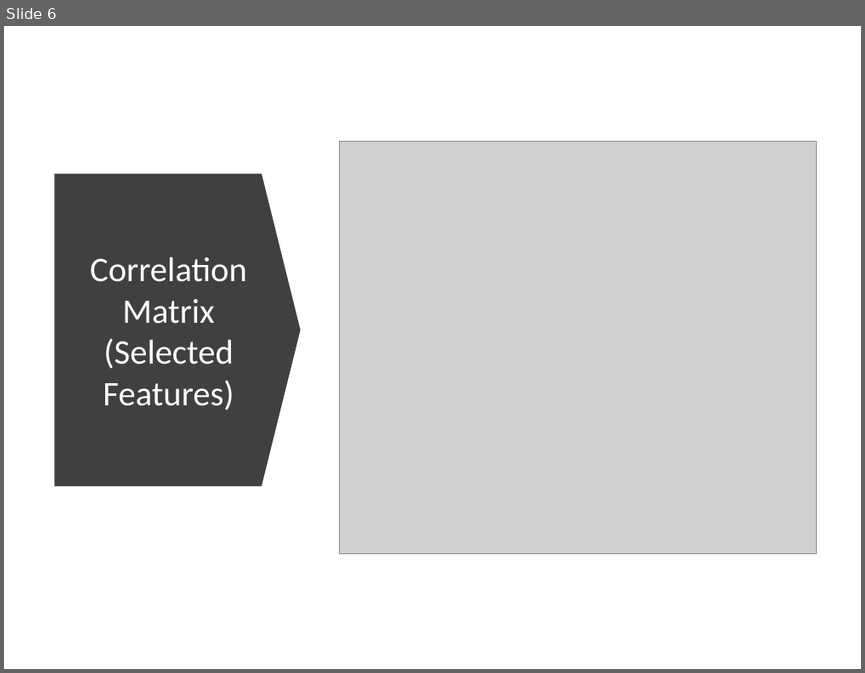
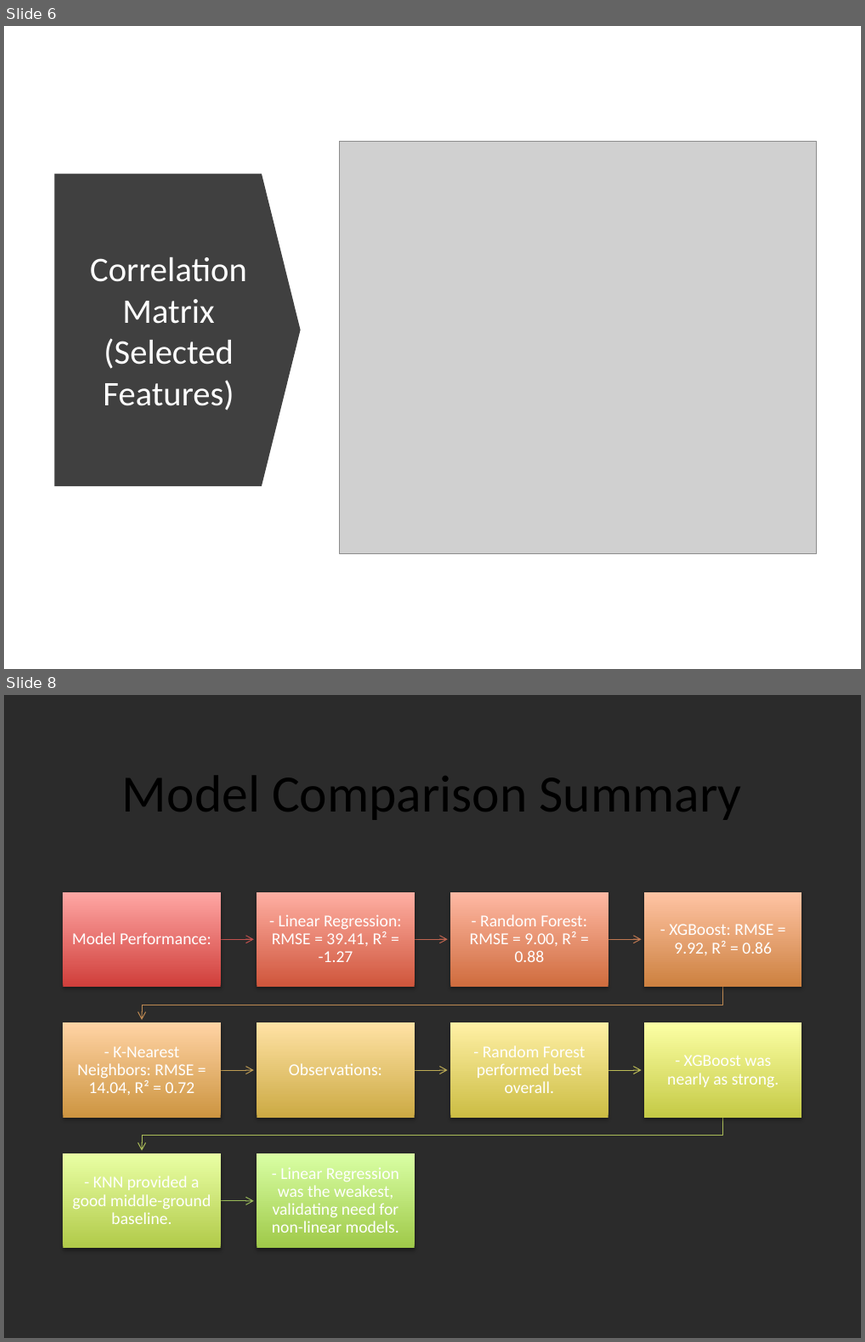
Before and after one commit to mjmustaf/energy-forecast-capstone, a slide deck: presentation/Predicting_Solar_Energy_Capstone_ML.pptx. Shown one above the other, each under a label of ours: slide 6 before the commit, slides 6 and 8 after it; the slides between them are not shown. The pictures are 865x673 and 865x1342 pixels, drawn with LibreOffice and Linux fonts; fonts in the diff are those of the drawing; grey boxes stand for pictures; background and template pictures are left out; a plain dark background stands for a picture behind light text. Boxes give left, top, right and bottom in pixels: in the first picture for what was removed or moved away, otherwise in the second. Text is boxed around its words. In the diff, an @@ line names an element or a change of style, - is before the commit and + after.

Commit message:
Add Model Notebooks

```diff
--- a/presentation/Predicting_Solar_Energy_Capstone_ML.pptx
+++ b/presentation/Predicting_Solar_Energy_Capstone_ML.pptx
@@ slide 8 added at [4,695,861,1338], background picture (left out) @@
@@ title added at [122,776,742,819], 44 pt, text #000000 @@
+Model Comparison Summary
@@ group added at [64,892,801,1247]: 10 rectangles, 10 texts, 9 freeform shapes @@
+Model Performance:
+- Linear Regression: RMSE = 39.41, R² = -1.27
+- Random Forest: RMSE = 9.00, R² = 0.88
+- XGBoost: RMSE = 9.92, R² = 0.86
+- K-Nearest Neighbors: RMSE = 14.04, R² = 0.72
+Observations:
+- Random Forest performed best overall.
+- XGBoost was nearly as strong.
+- KNN provided a good middle-ground baseline.
+- Linear Regression was the weakest, validating need for non-linear models.
```
Also in this commit, not shown: 2 slides changed, 1 other slide added, 1 slide removed, 1 other file.
